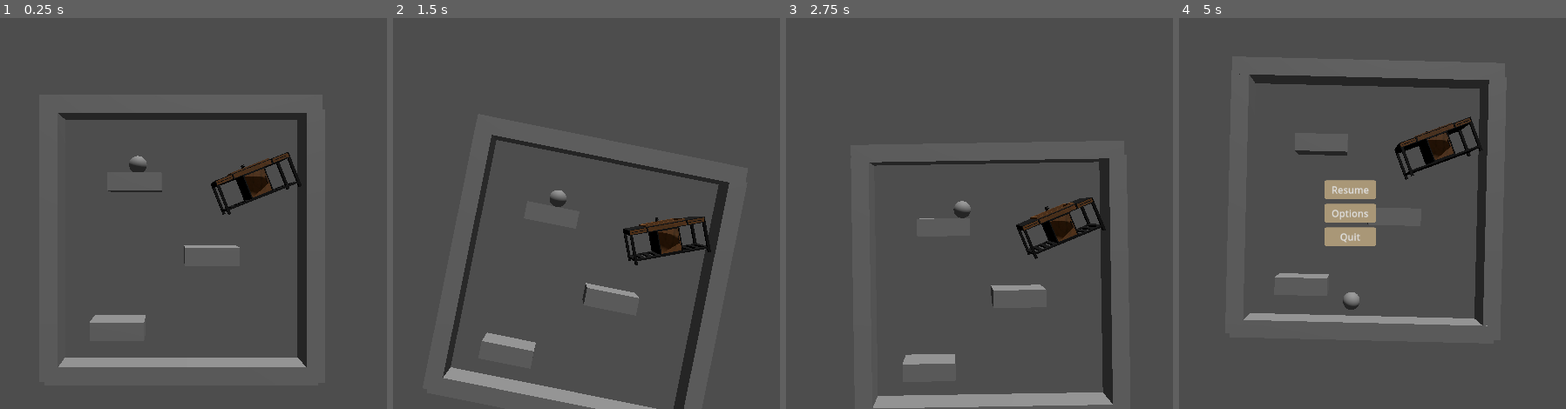
Above: before the commit, frames 1-4 (left to right).
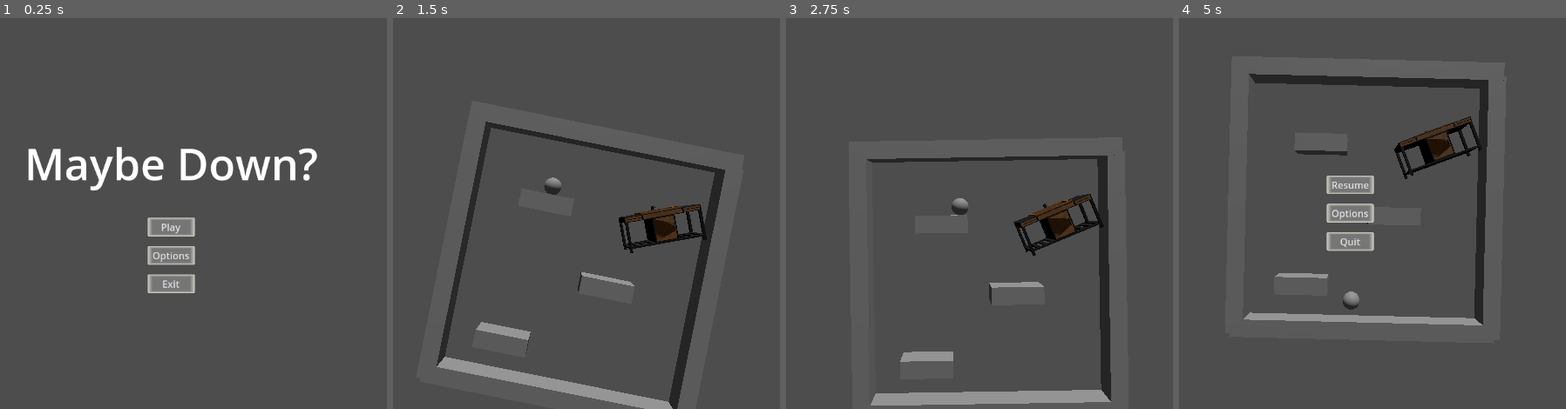
Above: after the commit, the same moments.

Repository: etournity/maybe_down
Game: Godot game, scene res://scenes/main_menu.tscn
The game is run twice, just before and just after one commit, with the same random seed, the same clock (stepped at 60 frames per second) and the same inputs. Before the commit the project starts from res://scenes/main.tscn.
Inputs (mouse positions are in pixels of both pictures, inside the frame that each line leads up to):
- Up to frame 1 (0.25 s): no input
- Up to frame 2 (1.5 s): click (563, 225) at 0.5 s, where only the run after the commit has a clickable "Play"; move the mouse to (718, 193) at 1.27 s; tap Mouse wheel down (left) at 1.35 s
- Up to frame 3 (2.75 s): tap Mouse wheel up (right) at 1.55, 2.1 s; move the mouse to (816, 233) at 2.02 s; tap Mouse wheel down (left) at 2.3 s
- Up to frame 4 (5 s): move the mouse to (1418, 127) at 2.77 s; tap Mouse wheel down (left) at 2.85, 3.8, 4.35 s; tap Mouse wheel up (right) at 3.05, 3.6, 4.55 s; move the mouse to (1314, 291) at 3.52 s; move the mouse to (1558, 272) at 4.27 s; tap Escape (pause) at 4.9 s

The runs differ from the first frame. In frame 1, 9.8% of the frame differs, in the area x 7-82%, y 24-90%; in frame 2, 11%, in the area x 11-87%, y 26-100%; in frame 3, 3.9%; in frame 4, 2.7%.

Commit message:
add custom button styling

Diff:
--- /dev/null
+++ b/assets/base_button.tres
@@ -0,0 +1,15 @@
+[gd_resource type="StyleBoxFlat" format=3 uid="uid://c3hplao1np3bw"]
+
+[resource]
+bg_color = Color(0.462745, 0.462745, 0.462745, 1)
+border_width_left = 8
+border_width_top = 4
+border_width_right = 8
+border_width_bottom = 4
+border_color = Color(0.8, 0.803922, 0.756863, 1)
+border_blend = true
+corner_radius_top_left = 2
+corner_radius_top_right = 2
+corner_radius_bottom_right = 2
+corner_radius_bottom_left = 2
+anti_aliasing_size = 0.5
--- a/assets/menu_theme.tres
+++ b/assets/menu_theme.tres
@@ -1,16 +1,52 @@
-[gd_resource type="Theme" load_steps=2 format=3 uid="uid://wwwdqjtvax0k"]
+[gd_resource type="Theme" load_steps=6 format=3 uid="uid://wwwdqjtvax0k"]
 
-[sub_resource type="StyleBoxFlat" id="StyleBoxFlat_bwul1"]
-bg_color = Color(0.662745, 0.592157, 0.466667, 1)
-corner_radius_top_left = 4
-corner_radius_top_right = 4
-corner_radius_bottom_right = 4
-corner_radius_bottom_left = 4
-expand_margin_left = 12.0
-expand_margin_top = 4.0
-expand_margin_right = 12.0
-expand_margin_bottom = 4.0
+[ext_resource type="StyleBox" uid="uid://c3hplao1np3bw" path="res://assets/base_button.tres" id="1_ov371"]
+[ext_resource type="StyleBox" uid="uid://bjo7kb32rmvbf" path="res://scenes/button_disabled.tres" id="1_y6jyq"]
+
+[sub_resource type="StyleBoxFlat" id="StyleBoxFlat_njpcq"]
+bg_color = Color(0.8, 0.803922, 0.756863, 1)
+border_width_left = 8
+border_width_top = 4
+border_width_right = 8
+border_width_bottom = 4
+border_color = Color(0.588235, 0.588235, 0.588235, 1)
+border_blend = true
+corner_radius_top_left = 2
+corner_radius_top_right = 2
+corner_radius_bottom_right = 2
+corner_radius_bottom_left = 2
+anti_aliasing_size = 0.5
+
+[sub_resource type="StyleBoxFlat" id="StyleBoxFlat_jq60a"]
+border_width_left = 8
+border_width_top = 4
+border_width_right = 8
+border_width_bottom = 4
+border_color = Color(0.858824, 0.858824, 0.823529, 1)
+border_blend = true
+corner_radius_top_left = 2
+corner_radius_top_right = 2
+corner_radius_bottom_right = 2
+corner_radius_bottom_left = 2
+anti_aliasing_size = 0.5
+
+[sub_resource type="StyleBoxFlat" id="StyleBoxFlat_jt2jl"]
+bg_color = Color(0.396078, 0.4, 0.345098, 1)
+border_width_left = 8
+border_width_top = 4
+border_width_right = 8
+border_width_bottom = 4
+border_color = Color(0.8, 0.803922, 0.756863, 1)
+border_blend = true
+corner_radius_top_left = 2
+corner_radius_top_right = 2
+corner_radius_bottom_right = 2
+corner_radius_bottom_left = 2
 anti_aliasing_size = 0.5
 
 [resource]
-Button/styles/normal = SubResource("StyleBoxFlat_bwul1")
+Button/styles/disabled = ExtResource("1_y6jyq")
+Button/styles/focus = SubResource("StyleBoxFlat_njpcq")
+Button/styles/hover = SubResource("StyleBoxFlat_jq60a")
+Button/styles/normal = ExtResource("1_ov371")
+Button/styles/pressed = SubResource("StyleBoxFlat_jt2jl")
--- a/project.godot
+++ b/project.godot
@@ -11,7 +11,7 @@
 [application]
 
 config/name="maybe_down"
-run/main_scene="res://scenes/main.tscn"
+run/main_scene="res://scenes/main_menu.tscn"
 config/features=PackedStringArray("4.1", "Forward Plus")
 config/icon="res://icon.svg"
 
--- a/scenes/World.gd
+++ b/scenes/World.gd
@@ -14,17 +14,8 @@
 
 
 func _process(delta):
-
-	if(Input.is_action_just_pressed("left")):
-		target_rot += rotation_speed
-	if(Input.is_action_just_pressed("right")):
-		target_rot -= rotation_speed
-
-	var current_rot = camera.rotation_degrees.z
-	var smooth_rot = current_rot + (target_rot - current_rot) * delta * snappiness
-	camera.rotation_degrees.z = smooth_rot
-
-	PhysicsServer3D.area_set_param(get_world_3d().space, PhysicsServer3D.AREA_PARAM_GRAVITY_VECTOR, -camera.basis.y * 1.7)
+	if(!$pause_menu.isOpen):
+		get_rotated(delta)
 
 	if(Input.is_action_just_pressed("quit")):
 		get_tree().quit()
@@ -43,6 +34,17 @@
 	else:
 		Engine.time_scale = 1
 
+func get_rotated(delta):
+	if(Input.is_action_just_pressed("left")):
+		target_rot += rotation_speed
+	if(Input.is_action_just_pressed("right")):
+		target_rot -= rotation_speed
+
+	var current_rot = camera.rotation_degrees.z
+	var smooth_rot = current_rot + (target_rot - current_rot) * delta * snappiness
+	camera.rotation_degrees.z = smooth_rot
+
+	PhysicsServer3D.area_set_param(get_world_3d().space, PhysicsServer3D.AREA_PARAM_GRAVITY_VECTOR, -camera.basis.y * 1.7)
 
 func _on_pause_menu_resume():
 	$pause_menu.close()
--- /dev/null
+++ b/scenes/button_disabled.tres
@@ -0,0 +1,15 @@
+[gd_resource type="StyleBoxFlat" format=3 uid="uid://bjo7kb32rmvbf"]
+
+[resource]
+bg_color = Color(0.462745, 0.462745, 0.462745, 1)
+border_width_left = 8
+border_width_top = 4
+border_width_right = 8
+border_width_bottom = 4
+border_color = Color(0.8, 0.803922, 0.756863, 1)
+border_blend = true
+corner_radius_top_left = 2
+corner_radius_top_right = 2
+corner_radius_bottom_right = 2
+corner_radius_bottom_left = 2
+anti_aliasing_size = 0.5
--- a/scenes/options.tscn
+++ b/scenes/options.tscn
@@ -1,6 +1,7 @@
-[gd_scene load_steps=2 format=3 uid="uid://cvmrqbvh3wu0j"]
+[gd_scene load_steps=3 format=3 uid="uid://cvmrqbvh3wu0j"]
 
 [ext_resource type="Script" path="res://options.gd" id="1_003dg"]
+[ext_resource type="Theme" uid="uid://wwwdqjtvax0k" path="res://assets/menu_theme.tres" id="1_a312v"]
 
 [node name="options" type="Control"]
 layout_mode = 3
@@ -9,6 +10,7 @@
 anchor_bottom = 1.0
 grow_horizontal = 2
 grow_vertical = 2
+theme = ExtResource("1_a312v")
 script = ExtResource("1_003dg")
 
 [node name="VBoxContainer" type="VBoxContainer" parent="."]
Not shown: 1 places in scenes/main.tscn that only renumber resources
